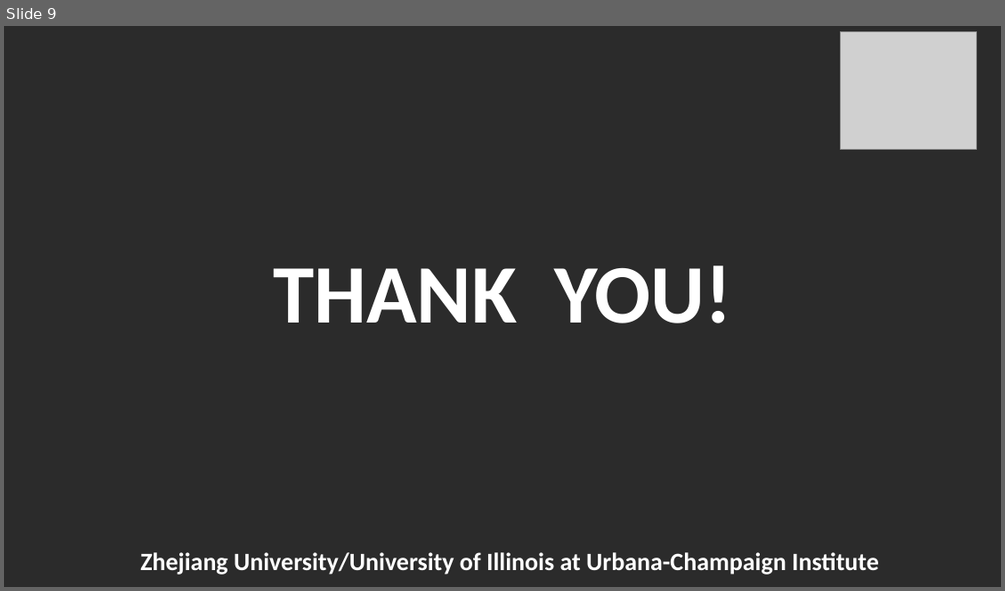
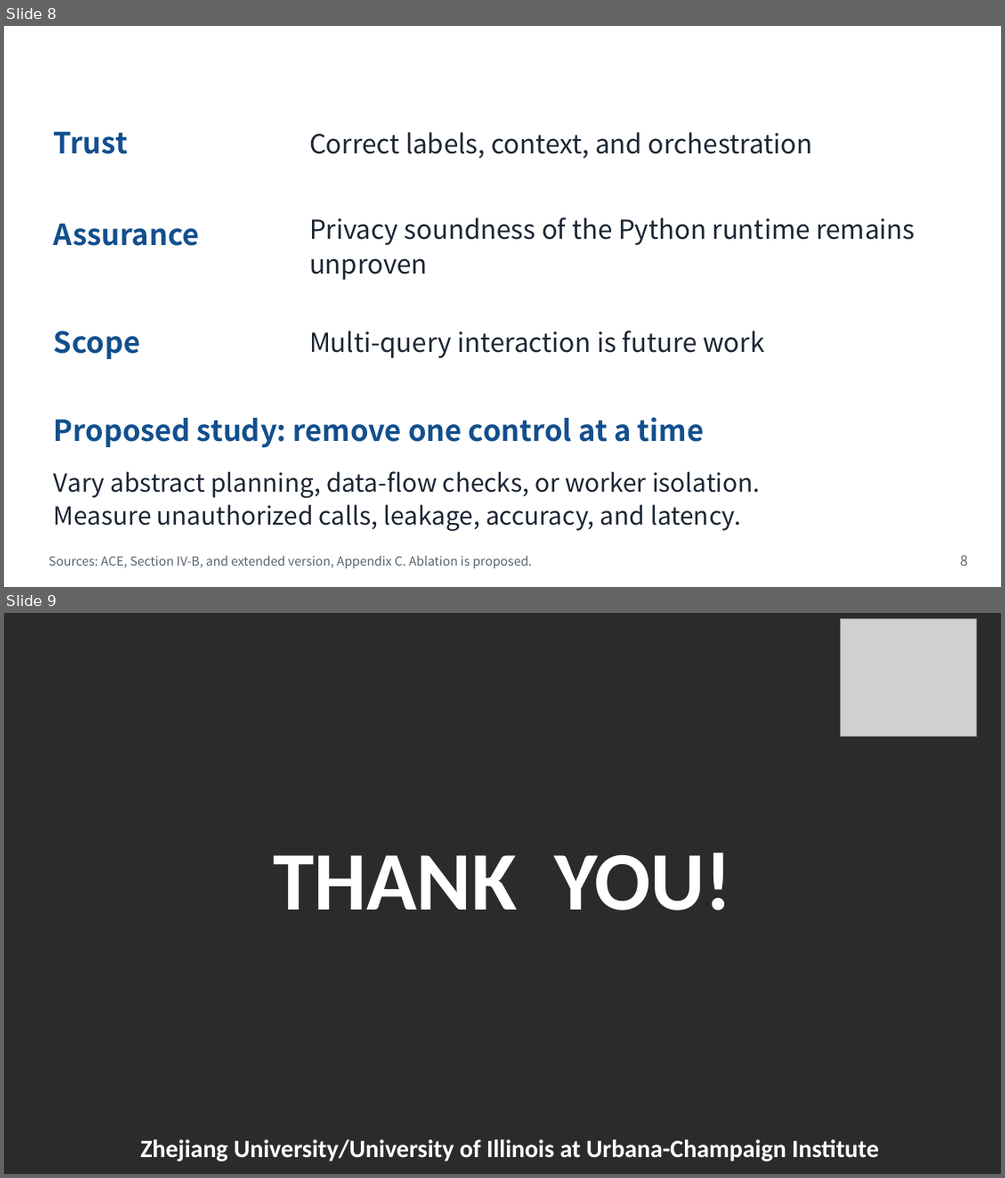
Before and after one commit to Novakru/ZJU-assignment-reports, a slide deck: submission/presentation.pptx. Shown one above the other, each under a label of ours: slide 9 before the commit, slides 8 and 9 after it. The pictures are 1005x591 and 1005x1178 pixels, drawn with LibreOffice and Linux fonts; fonts in the diff are those of the drawing; grey boxes stand for pictures; background and template pictures are left out; a plain dark background stands for a picture behind light text. Boxes give left, top, right and bottom in pixels: in the first picture for what was removed or moved away, otherwise in the second. Text is boxed around its words. In the diff, an @@ line names an element or a change of style, - is before the commit and + after.

```diff
--- a/submission/presentation.pptx
+++ b/submission/presentation.pptx
@@ slide 8 added at (x1=4, y1=26, x2=1001, y2=587), background #FFFFFF @@
@@ text added at (x1=36, y1=30, x2=784, y2=69), 18 pt, text #FFFFFF, bold @@
+Limitations and Follow-Up
@@ text added at (x1=913, y1=28, x2=979, y2=66), 18 pt, text #FFFFFF, bold @@
+ZJUI
@@ text added at (x1=54, y1=131, x2=128, y2=154), 21 pt, text #124F8D, bold @@
+Trust
@@ text added at (x1=309, y1=132, x2=812, y2=159), 19 pt, text #1C2633 @@
+Correct labels, context, and orchestration
@@ text added at (x1=54, y1=223, x2=199, y2=246), 21 pt, text #124F8D, bold @@
+Assurance
@@ text added at (x1=309, y1=217, x2=914, y2=280), 19 pt, text #1C2633 @@
+Privacy soundness of the Python runtime remains unproven
@@ text added at (x1=54, y1=330, x2=140, y2=359), 21 pt, text #124F8D, bold @@
+Scope
@@ text added at (x1=309, y1=330, x2=764, y2=358), 19 pt, text #1C2633 @@
+Multi-query interaction is future work
@@ text added at (x1=54, y1=417, x2=704, y2=448), 21 pt, text #124F8D, bold @@
+Proposed study: remove one control at a time
@@ text added at (x1=54, y1=471, x2=760, y2=531), 18 pt, text #1C2633 @@
+Vary abstract planning, data-flow checks, or worker isolation.
+Measure unauthorized calls, leakage, accuracy, and latency.
@@ text added at (x1=48, y1=556, x2=533, y2=568), 9 pt, text #586470 @@
+Sources: ACE, Section IV-B, and extended version, Appendix C. Ablation is proposed.
@@ text added at (x1=960, y1=555, x2=968, y2=565), 10 pt, text #586470 @@
+8
```
Also in this commit, not shown: 5 slides changed, 4 other slides added, 5 slides removed, 17 other files.
